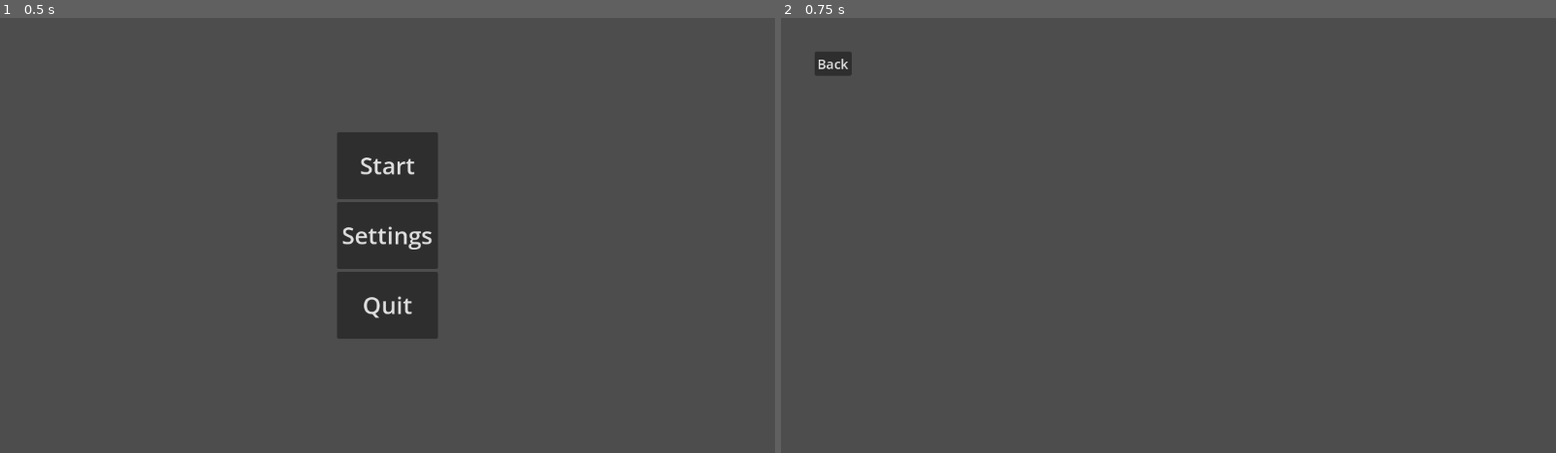
Above: before the commit, frames 1-2 (left to right).
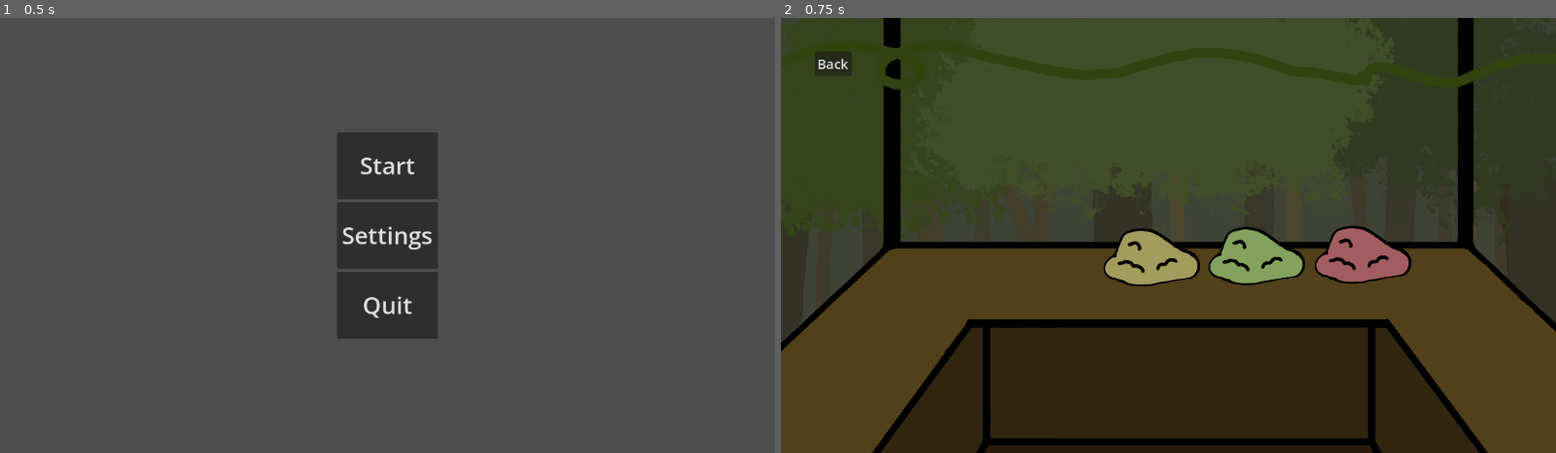
Above: after the commit, the same moments.

Repository: christianklehm/monkey-game
Game: Godot game, scene res://main_menu.tscn
Same seed, same stepped clock (60 frames per second), same inputs: the game is played once before the commit and once after it.
Inputs:
- Up to frame 1 (0.5 s): no input
- Up to frame 2 (0.75 s): click "Start" at 0.5 s

Frame 1 is identical in both runs. In frame 2, 96% of the frame differs, in the area x 0-100%, y 0-100%.

Commit message:
Added peanut piles and implemented hover effect.

Diff:
--- a/peanuts.tscn
+++ b/peanuts.tscn
@@ -1,8 +1,23 @@
-[gd_scene load_steps=2 format=3 uid="uid://b651dluwrvggx"]
+[gd_scene load_steps=12 format=3 uid="uid://b651dluwrvggx"]
 
 [ext_resource type="Script" uid="uid://wderf66mpnyq" path="res://pn_back_to_mm.gd" id="1_fl27e"]
+[ext_resource type="Texture2D" uid="uid://c5ug2fchiktah" path="res://assets/Temp_BarTransparentWithBacking.png" id="1_p47d0"]
+[ext_resource type="Script" uid="uid://c1vciwlybtuhe" path="res://pn_green_pile_controller.gd" id="3_q63m3"]
+[ext_resource type="Script" uid="uid://ccwy77fp00bdg" path="res://pn_red_pile_controller.gd" id="3_xt6dc"]
+[ext_resource type="Texture2D" uid="uid://db6rcibakwevb" path="res://assets/Temp_PinkPeanuts_Dark.png" id="4_ig2on"]
+[ext_resource type="Texture2D" uid="uid://cdv61ddeyu1lm" path="res://assets/Temp_PinkPeanuts_Light.png" id="5_q63m3"]
+[ext_resource type="Texture2D" uid="uid://dp6anid672owo" path="res://assets/Temp_YellowPeanuts_Dark.png" id="7_lng4o"]
+[ext_resource type="Texture2D" uid="uid://cu4limpy32nv5" path="res://assets/Temp_GreenPeanuts_Light.png" id="8_rrbwc"]
+[ext_resource type="Script" uid="uid://cjrmf1rhd4l3d" path="res://pn_yellow_pile_controller.gd" id="9_lng4o"]
+[ext_resource type="Texture2D" uid="uid://dgw5qecaqmyfq" path="res://assets/Temp_GreenPeanuts_Dark.png" id="9_xxkiw"]
+[ext_resource type="Texture2D" uid="uid://bkbw5a5s5rq5g" path="res://assets/Temp_YellowPeanuts_Light.png" id="11_xxkiw"]
 
 [node name="peanuts" type="Node2D"]
+
+[node name="pn_background" type="Sprite2D" parent="."]
+position = Vector2(576, 324)
+texture = ExtResource("1_p47d0")
+metadata/_edit_lock_ = true
 
 [node name="pn_back_to_mm" type="Button" parent="."]
 offset_left = 50.0
@@ -12,5 +27,57 @@
 theme_override_font_sizes/font_size = 20
 text = "Back"
 script = ExtResource("1_fl27e")
+metadata/_edit_lock_ = true
+
+[node name="pn_red_pile_controller" type="Area2D" parent="."]
+script = ExtResource("3_xt6dc")
+default_texture = ExtResource("4_ig2on")
+hover_texture = ExtResource("5_q63m3")
+
+[node name="pn_red_pile_sprite" type="Sprite2D" parent="pn_red_pile_controller"]
+position = Vector2(866, 346)
+texture = ExtResource("4_ig2on")
+metadata/_edit_lock_ = true
+
+[node name="pn_red_pile_shape" type="CollisionPolygon2D" parent="pn_red_pile_controller"]
+visible = false
+polygon = PackedVector2Array(809, 348, 820, 319, 835, 311, 856, 309, 875, 314, 905, 337, 927, 345, 936, 357, 936, 372, 928, 383, 901, 388, 882, 391, 865, 395, 843, 396, 828, 393, 811, 386, 800, 382, 793, 369, 797, 357)
+
+[node name="pn_green_pile_controller2" type="Area2D" parent="."]
+script = ExtResource("3_q63m3")
+default_texture = ExtResource("9_xxkiw")
+hover_texture = ExtResource("8_rrbwc")
+
+[node name="pn_green_pile_sprite" type="Sprite2D" parent="pn_green_pile_controller2"]
+position = Vector2(708, 348)
+texture = ExtResource("9_xxkiw")
+metadata/_edit_lock_ = true
+
+[node name="pn_green_pile_shape" type="CollisionPolygon2D" parent="pn_green_pile_controller2"]
+visible = false
+polygon = PackedVector2Array(651, 350, 662, 321, 677, 313, 698, 311, 717, 316, 747, 339, 769, 347, 778, 359, 778, 374, 770, 385, 743, 390, 724, 393, 707, 397, 685, 398, 670, 395, 653, 388, 642, 384, 635, 371, 639, 359)
+metadata/_edit_lock_ = true
+
+[node name="pn_yellow_pile_controller2" type="Area2D" parent="."]
+script = ExtResource("9_lng4o")
+default_texture = ExtResource("7_lng4o")
+hover_texture = ExtResource("11_xxkiw")
+
+[node name="pn_yellow_pile_sprite" type="Sprite2D" parent="pn_yellow_pile_controller2"]
+position = Vector2(552, 350)
+texture = ExtResource("7_lng4o")
+metadata/_edit_lock_ = true
+
+[node name="pn_yellow_pile_shape" type="CollisionPolygon2D" parent="pn_yellow_pile_controller2"]
+visible = false
+position = Vector2(-315, 6)
+polygon = PackedVector2Array(810, 347, 821, 318, 836, 310, 857, 308, 876, 313, 906, 336, 928, 344, 937, 356, 937, 371, 929, 382, 902, 387, 883, 390, 866, 394, 844, 395, 829, 392, 812, 385, 801, 381, 794, 368, 798, 356)
+metadata/_edit_lock_ = true
 
 [connection signal="pressed" from="pn_back_to_mm" to="pn_back_to_mm" method="_on_pressed"]
+[connection signal="mouse_entered" from="pn_red_pile_controller" to="pn_red_pile_controller" method="_on_mouse_entered"]
+[connection signal="mouse_exited" from="pn_red_pile_controller" to="pn_red_pile_controller" method="_on_mouse_exited"]
+[connection signal="mouse_entered" from="pn_green_pile_controller2" to="pn_green_pile_controller2" method="_on_mouse_entered"]
+[connection signal="mouse_exited" from="pn_green_pile_controller2" to="pn_green_pile_controller2" method="_on_mouse_exited"]
+[connection signal="mouse_entered" from="pn_yellow_pile_controller2" to="pn_yellow_pile_controller2" method="_on_mouse_entered"]
+[connection signal="mouse_exited" from="pn_yellow_pile_controller2" to="pn_yellow_pile_controller2" method="_on_mouse_exited"]
--- /dev/null
+++ b/pn_green_pile_controller.gd
@@ -0,0 +1,18 @@
+extends Area2D
+
+@export var default_texture: Texture2D
+@export var hover_texture: Texture2D
+
+# Called when the node enters the scene tree for the first time.
+func _ready() -> void:
+	$pn_green_pile_sprite.texture = default_texture
+
+func _on_mouse_entered():
+	$pn_green_pile_sprite.texture = hover_texture
+
+func _on_mouse_exited():
+	$pn_green_pile_sprite.texture = default_texture
+
+## Called every frame. 'delta' is the elapsed time since the previous frame.
+#func _process(delta: float) -> void:
+	#pass
--- /dev/null
+++ b/pn_red_pile_controller.gd
@@ -0,0 +1,18 @@
+extends Area2D
+
+@export var default_texture: Texture2D
+@export var hover_texture: Texture2D
+
+# Called when the node enters the scene tree for the first time.
+func _ready() -> void:
+	$pn_red_pile_sprite.texture = default_texture
+
+func _on_mouse_entered():
+	$pn_red_pile_sprite.texture = hover_texture
+
+func _on_mouse_exited():
+	$pn_red_pile_sprite.texture = default_texture
+
+## Called every frame. 'delta' is the elapsed time since the previous frame.
+#func _process(delta: float) -> void:
+	#pass
--- /dev/null
+++ b/pn_yellow_pile_controller.gd
@@ -0,0 +1,18 @@
+extends Area2D
+
+@export var default_texture: Texture2D
+@export var hover_texture: Texture2D
+
+# Called when the node enters the scene tree for the first time.
+func _ready() -> void:
+	$pn_yellow_pile_sprite.texture = default_texture
+
+func _on_mouse_entered():
+	$pn_yellow_pile_sprite.texture = hover_texture
+
+func _on_mouse_exited():
+	$pn_yellow_pile_sprite.texture = default_texture
+
+## Called every frame. 'delta' is the elapsed time since the previous frame.
+#func _process(delta: float) -> void:
+	#pass
Not shown, added: pn_green_pile_controller.gd.uid
Not shown, added: pn_red_pile_controller.gd.uid
Not shown, added: pn_yellow_pile_controller.gd.uid
